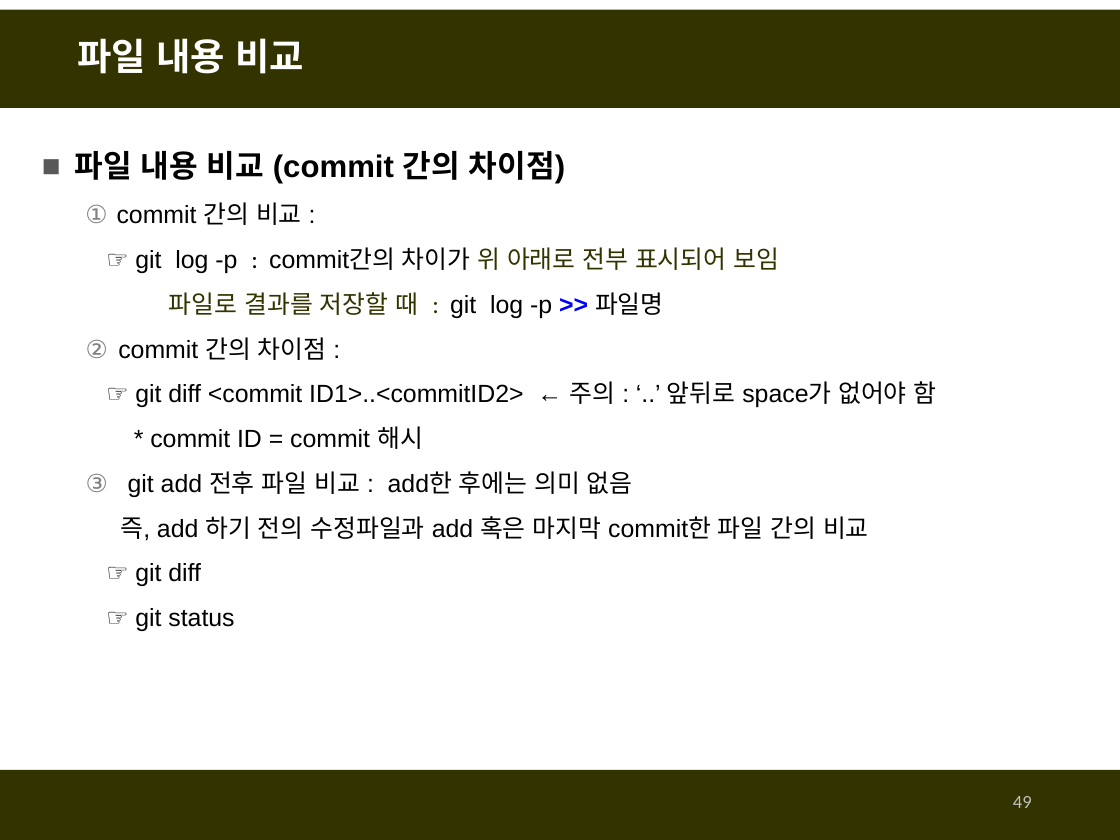
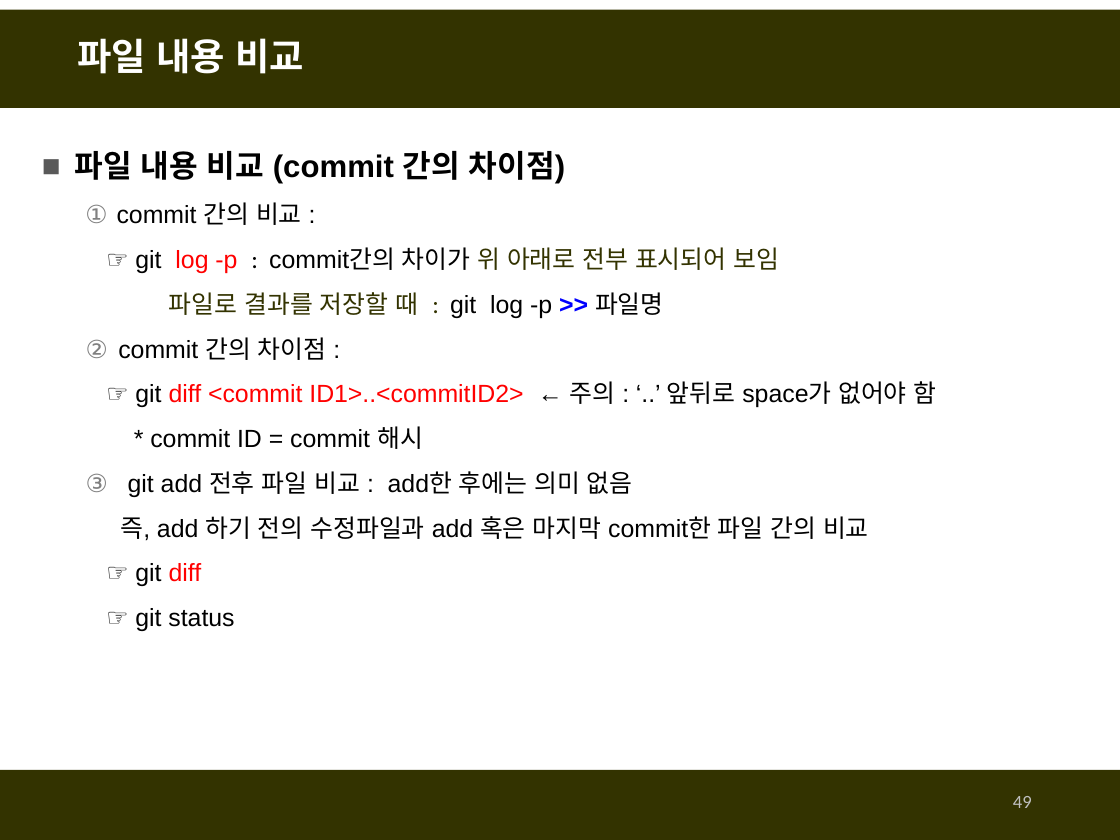
Before and after one commit to fasthill/github-lecture, a slide deck: slide 49 of git및github첫걸음.pptx. Drawn at 1120x840 pixels with LibreOffice and Linux fonts; fonts in the diff are those of the drawing. Boxes give left, top, right and bottom in pixels: in the first picture for what was removed or moved away, otherwise in the second. Text is boxed around its words. In the diff, an @@ line names an element or a change of style, - is before the commit and + after.

```diff
--- a/git및github첫걸음.pptx
+++ b/git및github첫걸음.pptx
@@ text at box(135, 247, 937, 586): text colour #000000 to #FF0000 in "log -p", "diff <commit ID1>..<commitID2>", "diff" @@
```
Also in this commit, not shown: 5 other slides changed, 4 slides added.
